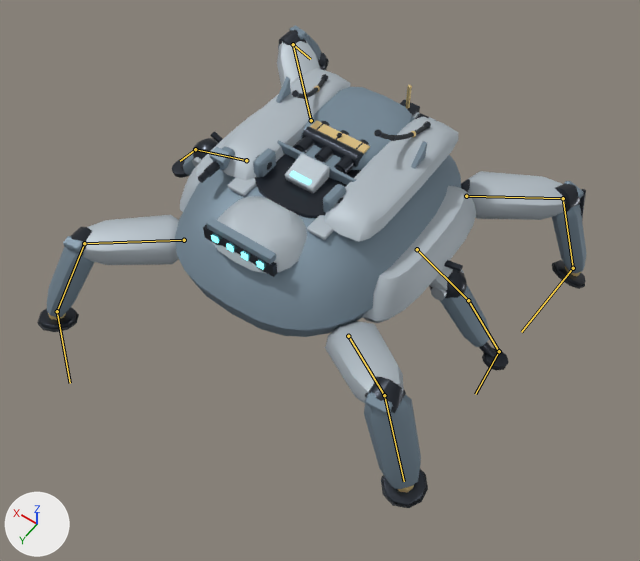
Before and after pictures for a commit that changed the FBX model unity/RogueCommandAssetAuthoring/Assets/RogueCommandExpansionSample/Models/ArachnidHexapod.fbx.
Camera for both pictures: a camera (50 mm lens) standing at (-3.84, 5.54, 8.18) and looking at (-0.28, 0.55, 0.34). The lights are fixed; the arrows at lower left show +X, +Y and +Z. The older version comes first. Both versions are drawn at frame 10 of the action 'ArachnidHexapod_Armature|ArachnidHexapod_Action_FireRecoil'; the numbers are the values there. The bones that change are drawn over the model as lines.

The first picture shows 'ArachnidHexapod_Batch_Gunmetal', 'ArachnidHexapod_Batch_LightArmor', 'ArachnidHexapod_Batch_PrimaryArmor', 'ArachnidHexapod_Batch_Tread', 'ArachnidHexapod_Batch_Warning', 'ArachnidHexapod_Batch_WheelRim' and 1 more.
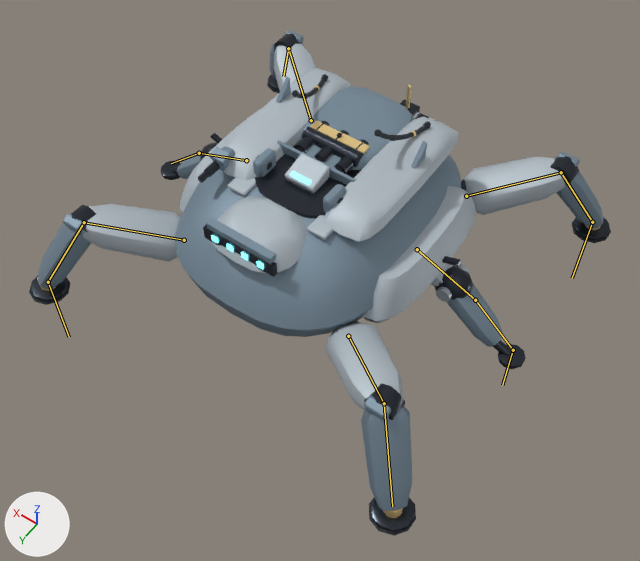
Where the change shows, as pixel boxes (x1, y1, x2, y2) in the pictures (640 x 561 px):
'ArachnidHexapod_Batch_PrimaryArmor', posed: before (47, 25, 587, 489); after (38, 31, 603, 511)
'ArachnidHexapod_Batch_LightArmor', posed: before (83, 41, 565, 403); after (82, 44, 565, 411)
'ArachnidHexapod_Batch_Gunmetal', posed (6% wider): before (39, 30, 586, 506); after (30, 34, 610, 532)
'ArachnidHexapod_Batch_Tread', posed (6% wider): before (37, 53, 585, 508); after (29, 78, 611, 535)
'ArachnidHexapod_Batch_Warning', posed (mostly hidden): before (48, 85, 581, 493); after (37, 85, 601, 518)
'ArachnidHexapod_Batch_WheelRim', posed (mostly hidden): before (192, 103, 464, 300); after (399, 103, 469, 302)
bone 'Bone_Thigh_FL', root to tip: before (348, 336) to (384, 395); after (348, 336) to (384, 403)
bone 'Bone_Shin_FL', root to tip: before (384, 395) to (404, 481); after (384, 403) to (392, 506)
bone 'Bone_Thigh_FR', root to tip: before (184, 240) to (84, 243); after (184, 240) to (84, 222)
bone 'Bone_Shin_FR', root to tip: before (84, 243) to (57, 311); after (84, 222) to (48, 282)
bone 'Bone_Foot_FR', root to tip: before (57, 311) to (70, 383); after (48, 282) to (69, 337)
bone 'Bone_Thigh_RL', root to tip: before (466, 196) to (563, 198); after (466, 196) to (561, 172)
bone 'Bone_Shin_RL', root to tip: before (563, 198) to (573, 268); after (561, 172) to (592, 222)
bone 'Bone_Foot_RL', root to tip: before (573, 268) to (521, 332); after (592, 222) to (572, 278)
bone 'Bone_Thigh_RR', root to tip: before (311, 120) to (293, 44); after (311, 120) to (288, 48)
bone 'Bone_Shin_RR', root to tip: before (293, 44) to (310, 59); after (288, 48) to (283, 76)
bone 'Bone_Thigh_ML', root to tip: before (417, 249) to (468, 300); after (417, 249) to (475, 300)
bone 'Bone_Shin_ML', root to tip: before (468, 300) to (499, 351); after (475, 300) to (513, 350)
bone 'Bone_Foot_ML', root to tip: before (499, 351) to (475, 394); after (513, 350) to (502, 385)
bone 'Bone_Thigh_MR', root to tip: before (246, 160) to (195, 149); after (246, 160) to (199, 153)
bone 'Bone_Shin_MR', root to tip: before (195, 149) to (180, 161); after (199, 153) to (171, 163)

The edits, one by one:
Bone 'Bone_Thigh_FL' (bone_bone_thigh_fl) turns from (5, 0, 0) to (0, 0, 0) degrees about its own x, y and z.
Bone 'Bone_Shin_FL' (bone_bone_shin_fl) turns from (-18, 0, 0) to (0, 0, 0) degrees about its own x, y and z.
Bone 'Bone_Thigh_FR' (bone_bone_thigh_fr) turns from (-16, 0, 0) to (0, 0, 0) degrees about its own x, y and z.
Bone 'Bone_Shin_FR' (bone_bone_shin_fr) turns from (12, 0, 0) to (0, 0, 0) degrees about its own x, y and z.
Bone 'Bone_Foot_FR' (bone_bone_foot_fr) turns from (14, 0, 0) to (0, 0, 0) degrees about its own x, y and z.
Bone 'Bone_Thigh_RL' (bone_bone_thigh_rl) turns from (-16, 0, 0) to (0, 0, 0) degrees about its own x, y and z.
Bone 'Bone_Shin_RL' (bone_bone_shin_rl) turns from (12, 0, 0) to (0, 0, 0) degrees about its own x, y and z.
Bone 'Bone_Foot_RL' (bone_bone_foot_rl) turns from (14, 0, 0) to (0, 0, 0) degrees about its own x, y and z.
Bone 'Bone_Thigh_RR' (bone_bone_thigh_rr) turns from (5, 0, 0) to (0, 0, 0) degrees about its own x, y and z.
Bone 'Bone_Shin_RR' (bone_bone_shin_rr) turns from (-18, 0, 0) to (0, 0, 0) degrees about its own x, y and z.
Bone 'Bone_Thigh_ML' (bone_bone_thigh_ml) turns from (-16, 0, 0) to (0, 0, 0) degrees about its own x, y and z.
Bone 'Bone_Shin_ML' (bone_bone_shin_ml) turns from (12, 0, 0) to (0, 0, 0) degrees about its own x, y and z.
Bone 'Bone_Foot_ML' (bone_bone_foot_ml) turns from (14, 0, 0) to (0, 0, 0) degrees about its own x, y and z.
Bone 'Bone_Thigh_MR' (bone_bone_thigh_mr) turns from (5, 0, 0) to (0, 0, 0) degrees about its own x, y and z.
Bone 'Bone_Shin_MR' (bone_bone_shin_mr) turns from (-18, 0, 0) to (0, 0, 0) degrees about its own x, y and z.
